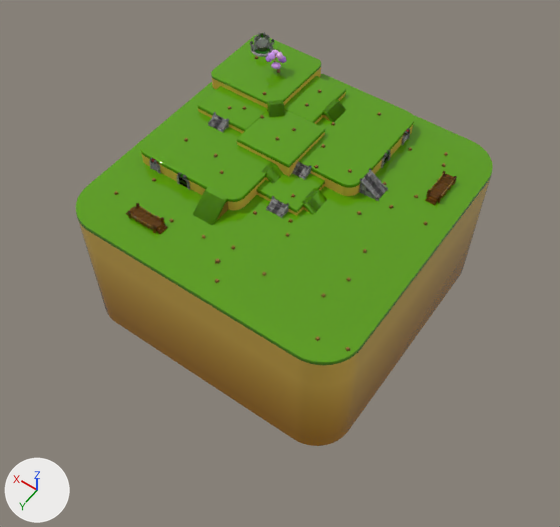
A saved change to the glTF model public/LandMass.glb.
One viewpoint serves both versions: a 50 mm camera at (-95.9, 138.9, 174.8) aimed at (-5.6, 12.6, -23.8). The axes (+X, +Y, +Z) are drawn at lower left. The lights are the same throughout. Objects named as collision shapes, trigger or cutter boxes, shadow casters or lower levels of detail are left out. Where no turn or scale is listed for an object, it has been applied to the vertices.

The scene before the commit, as lines of its bpy script (objects in view):
```python
ob_bridge = bpy.data.objects.new('Bridge', me_lod0_002)
ob_bridge.parent = ob_bridge06
ob_bridge.location = (0.0, 0.0, 0.0)
ob_bridge_001 = bpy.data.objects.new('Bridge.001', me_lod1_002)
ob_bridge_001.parent = ob_bridge06
ob_bridge_001.location = (0.0, 0.0, 0.0)
ob_bridge_002 = bpy.data.objects.new('Bridge.002', me_lod0_002)
ob_bridge_002.parent = ob_bridge06_1
ob_bridge_002.location = (0.0, 0.0, 0.0)
ob_bridge_003 = bpy.data.objects.new('Bridge.003', me_lod1_002)
ob_bridge_003.parent = ob_bridge06_1
ob_bridge_003.location = (0.0, 0.0, 0.0)
ob_ground_001 = bpy.data.objects.new('Ground.001', me_lod1_009)
ob_ground_001.location = (0.0, 0.0, 0.0)
ob_portal = bpy.data.objects.new('Portal', me_lod0_005)
ob_portal.location = (38.0, -38.0, 10.0)
ob_portal_001 = bpy.data.objects.new('Portal.001', me_lod1_005)
ob_portal_001.location = (38.0, -38.0, 10.0)
ob_sakura_tree = bpy.data.objects.new('sakura tree', me_sakura_tree)
ob_sakura_tree.parent = ob_landmass
ob_sakura_tree.location = (26.4, -39.5, 16.98)
# also in view: 'Ground.013' at (10.0, -10.0, -17.5); 'Ground.007' at (31.0, -31.0, -7.5); 'Ground.011' at (0.0, 0.0, -22.5); 'Ground.005' at (25.0, 0.0, -20.0); 'Ground.015' at (30.0, -15.0, -17.5)
```
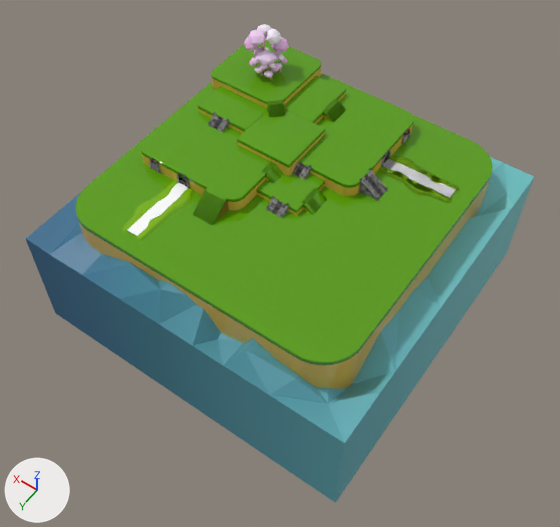
Edits to the bpy script that builds the scene:
```text
Add mat_texture_main:
    mat_texture_main = bpy.data.materials.new('texture main')
    # colours: light grey #cccccc
    # uses the picture img_texture_main_jpg
Remove ob_bridge:
    ob_bridge = bpy.data.objects.new('Bridge', me_lod0_002)
Remove ob_bridge_001:
    ob_bridge_001 = bpy.data.objects.new('Bridge.001', me_lod1_002)
Remove ob_bridge_002:
    ob_bridge_002 = bpy.data.objects.new('Bridge.002', me_lod0_002)
Remove ob_bridge_003:
    ob_bridge_003 = bpy.data.objects.new('Bridge.003', me_lod1_002)
Remove ob_portal:
    ob_portal = bpy.data.objects.new('Portal', me_lod0_005)
Remove ob_portal_001:
    ob_portal_001 = bpy.data.objects.new('Portal.001', me_lod1_005)
Change ob_sakura_tree:
    ob_sakura_tree.location: (26.4, -39.5, 16.98) -> (29.9, -38.4, 16.98)
    ob_sakura_tree.scale: (1.0, 1.0, 1.0) -> (2.08, 2.08, 2.08)
Add ob_lod0_002:
    ob_lod0_002 = bpy.data.objects.new('LOD0.002', me_lod0_006_1)  # 573 vertices, 995 faces; spans x -28.8..1.6, y -9.6..4.8, z -0.5..0.6; in mat_portal01 (white #ffffff)
    ob_lod0_002.parent = ob_rivere02__1
    ob_lod0_002.location = (0.0, 0.0, 0.0)
Add ob_rivere02__1:
    ob_rivere02__1 = bpy.data.objects.new('RiverE02 (1)', None)
    ob_rivere02__1.parent = ob_landmass
    ob_rivere02__1.location = (-18.46, -30.02, 6.889)
Add ob_lod1_001:
    ob_lod1_001 = bpy.data.objects.new('LOD1.001', me_lod1_009_1)  # 305 vertices, 462 faces; spans x -28.8..1.6, y -9.6..4.8, z -0.5..0.6; in mat_portal01 (white #ffffff)
    ob_lod1_001.parent = ob_rivere02
    ob_lod1_001.location = (0.0, 0.0, 0.0)
Add ob_rivere02:
    ob_rivere02 = bpy.data.objects.new('RiverE02', None)
    ob_rivere02.parent = ob_landmass
    ob_rivere02.location = (-18.46, -30.02, 6.889)
Add ob_lod0_001:
    ob_lod0_001 = bpy.data.objects.new('LOD0.001', me_lod0_006_1)  # 573 vertices, 995 faces; spans x -28.8..1.6, y -9.6..4.8, z -0.5..0.6; in mat_portal01 (white #ffffff)
    ob_lod0_001.parent = ob_rivere02
    ob_lod0_001.location = (0.0, 0.0, 0.0)
Add ob_lod0:
    ob_lod0 = bpy.data.objects.new('LOD0', me_lod0_006_1)  # 573 vertices, 995 faces; spans x -28.8..1.6, y -9.6..4.8, z -0.5..0.6; in mat_portal01 (white #ffffff)
    ob_lod0.parent = ob_rivere02_1
    ob_lod0.location = (0.0, 0.0, 0.0)
Add ob_rivere02_1:
    ob_rivere02_1 = bpy.data.objects.new('RiverE02_1', None)
    ob_rivere02_1.parent = ob_landmass
    ob_rivere02_1.location = (26.65, 9.16, 6.889)
    ob_rivere02_1.rotation_euler = (0.0, 0.0, -1.571)  # degrees (0, 0, -90)
Add ob_water_location_japanes_island:
    ob_water_location_japanes_island = bpy.data.objects.new('water location japanes island', me_water_location_japanes_island)  # 175 vertices, 317 faces; spans x -58.9..58.9, y -58.6..58.6, z 0.0..55.5
    ob_water_location_japanes_island.location = (0.0, 0.0, -52.4)
Add ob_sakura_tree__4:
    ob_sakura_tree__4 = bpy.data.objects.new('sakura tree (4)', me_sakura_tree)
    ob_sakura_tree__4.parent = ob_landmass
    ob_sakura_tree__4.location = (31.9, -39.7, 16.98)
    ob_sakura_tree__4.scale = (0.919, 0.919, 0.919)
Add ob_sakura_tree__3:
    ob_sakura_tree__3 = bpy.data.objects.new('sakura tree (3)', me_sakura_tree)
    ob_sakura_tree__3.parent = ob_landmass
    ob_sakura_tree__3.location = (25.9, -39.7, 16.98)
    ob_sakura_tree__3.scale = (0.919, 0.919, 0.919)
Add ob_sakura_tree__2:
    ob_sakura_tree__2 = bpy.data.objects.new('sakura tree (2)', me_sakura_tree)
    ob_sakura_tree__2.parent = ob_landmass
    ob_sakura_tree__2.location = (25.9, -34.7, 16.98)
    ob_sakura_tree__2.scale = (0.919, 0.919, 0.919)
Add ob_sakura_tree__1:
    ob_sakura_tree__1 = bpy.data.objects.new('sakura tree (1)', me_sakura_tree)
    ob_sakura_tree__1.parent = ob_landmass
    ob_sakura_tree__1.location = (29.9, -34.7, 16.98)
    ob_sakura_tree__1.scale = (0.919, 0.919, 0.919)
```

Where the change shows, as pixel boxes (x1, y1, x2, y2) in the pictures (560 x 527 px):
'water location japanes island', added: after (26, 157, 534, 503)
'LOD0', added: after (121, 180, 195, 241)
'sakura tree', moved, rescaled (100% wider, 108% taller): before (265, 50, 287, 73); after (244, 24, 289, 73)
'LOD0.002', added: after (378, 156, 460, 203)
'LOD1.001', added: after (383, 155, 456, 203)
'Bridge.003', deleted: before (127, 203, 167, 233)
'Bridge.001', deleted: before (426, 171, 457, 204)
'Portal', deleted: before (250, 33, 274, 57)
'sakura tree (2)', added: after (259, 63, 278, 81)
'Bridge.002', deleted: before (126, 204, 168, 234)
'Bridge', deleted: before (425, 171, 456, 205)
'sakura tree (3)', added: after (275, 52, 287, 73)
'sakura tree (1)', added: after (249, 55, 263, 76)
'Portal.001', deleted: before (250, 35, 274, 57)
'sakura tree (4)', added: after (253, 45, 269, 56)
'LOD0.001', added: after (391, 156, 456, 189)
